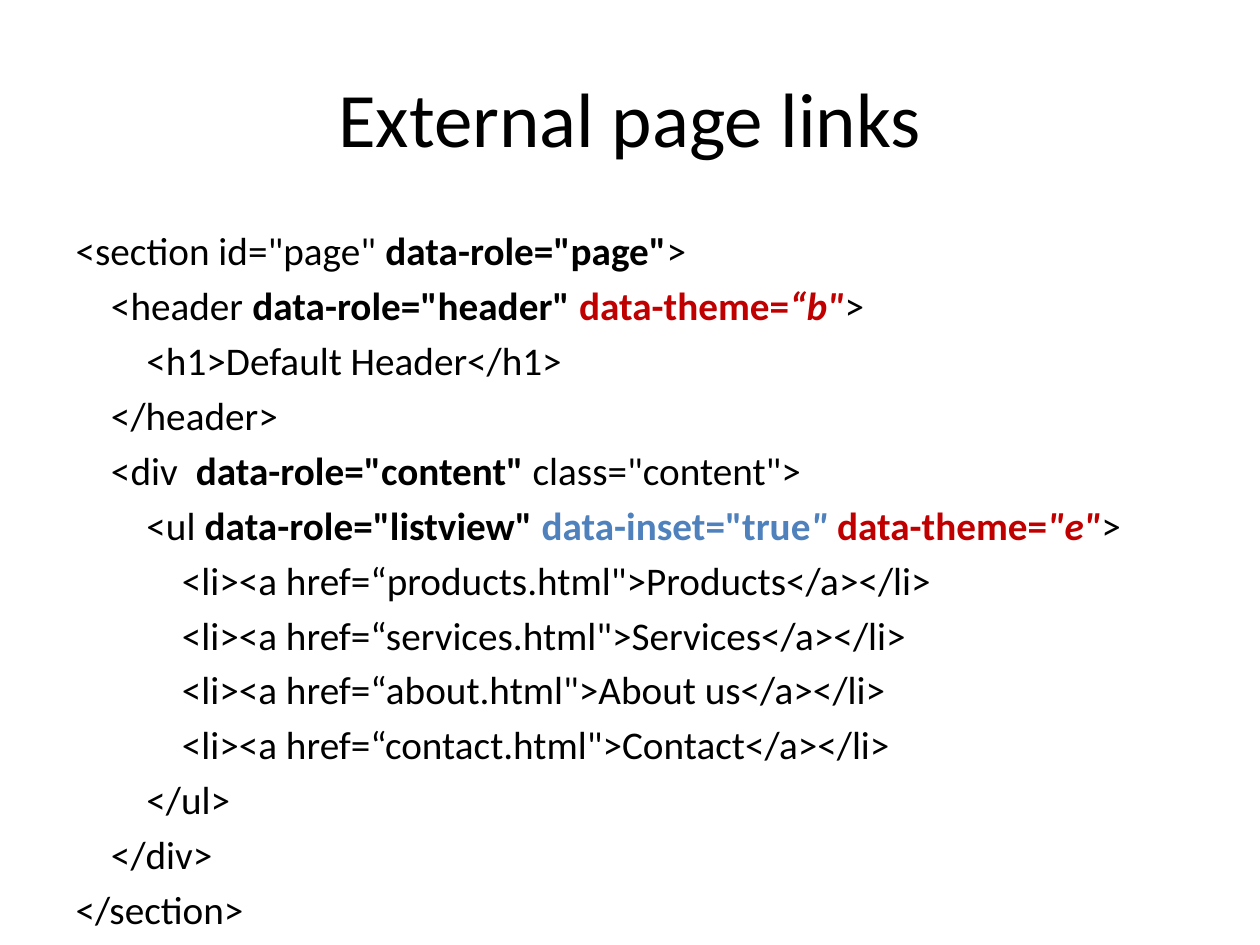
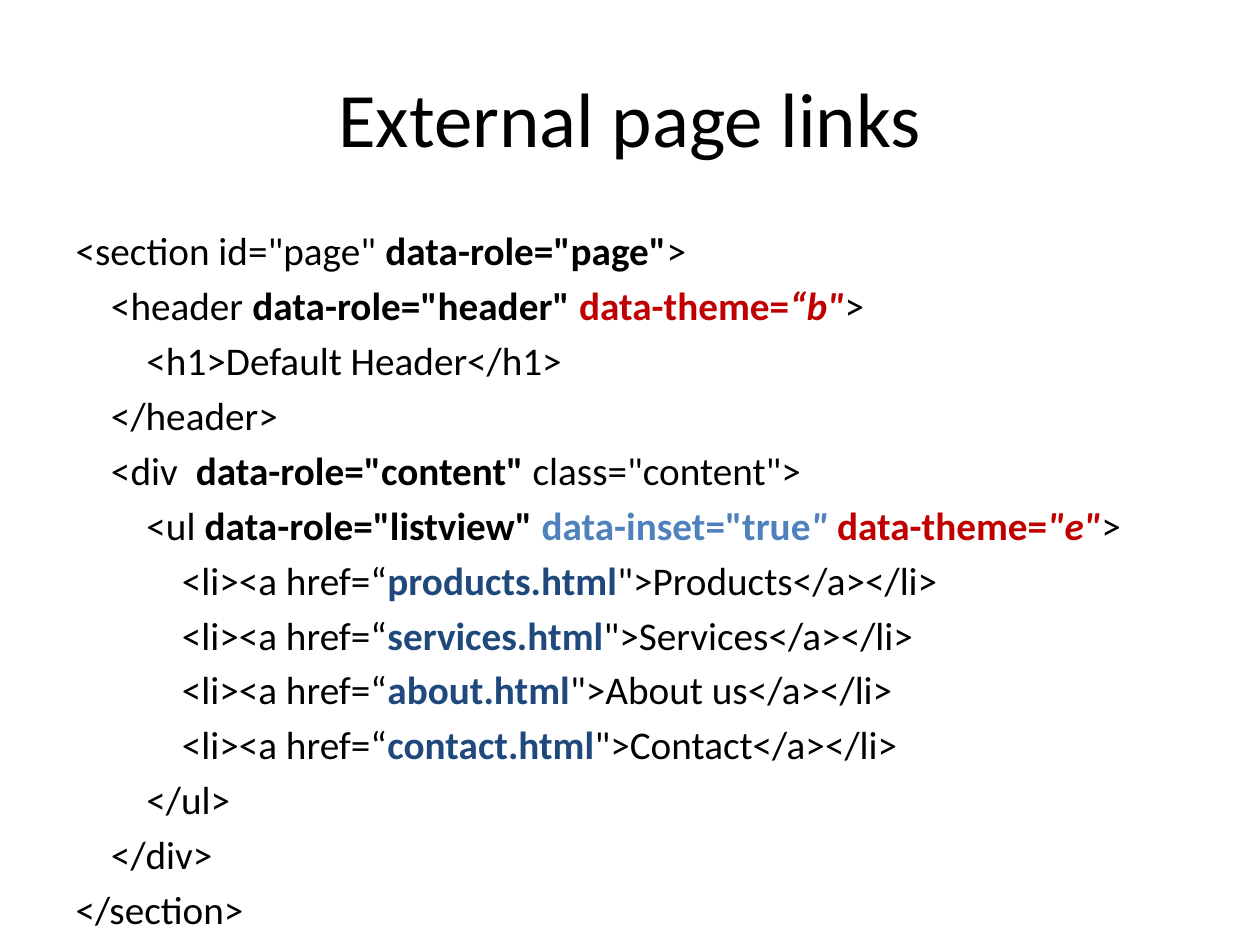
Before and after one commit to pdb2009/hvn-geolocation, a slide deck: slide 18 of documents/jQuery Mobile.pptx (slide 16 before the commit). Drawn at 1260x945 pixels with LibreOffice and Linux fonts; fonts in the diff are those of the drawing. Boxes give left, top, right and bottom in pixels: in the first picture for what was removed or moved away, otherwise in the second. Text is boxed around its words. In the diff, an @@ line names an element or a change of style, - is before the commit and + after.

```diff
--- a/documents/jQuery Mobile.pptx
+++ b/documents/jQuery Mobile.pptx
@@ text at (x1=182, y1=567, x2=937, y2=761): text colour #000000 to #1F497D, bold on in "href=“products.html">Products</a></li>", "href=“services.html">Services</a></li>", "href=“about.html">About", "href=“contact.html">Contact</a></li>" @@
```
Also in this commit, not shown: 2 other slides changed, 3 slides added.
